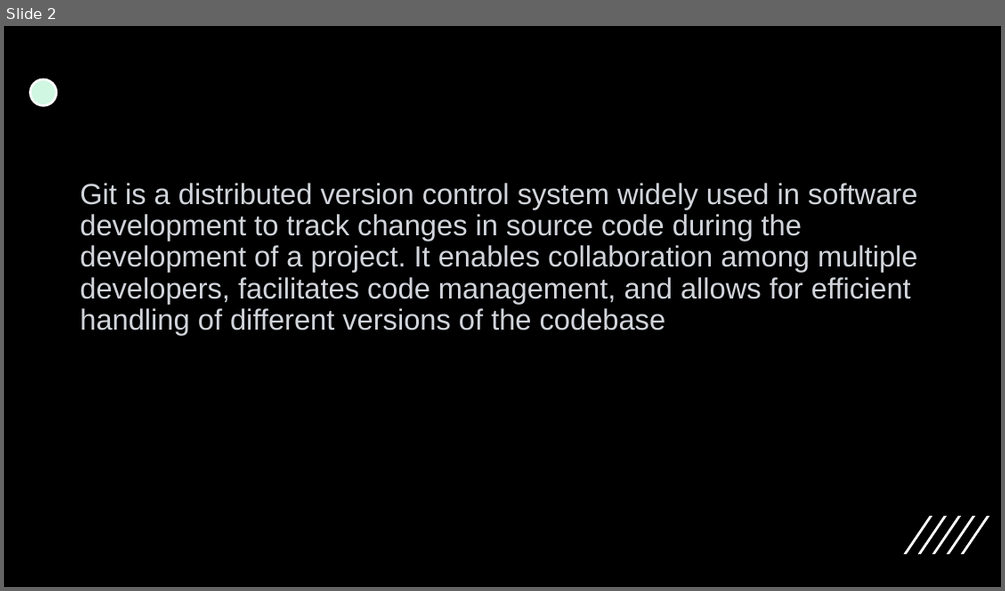
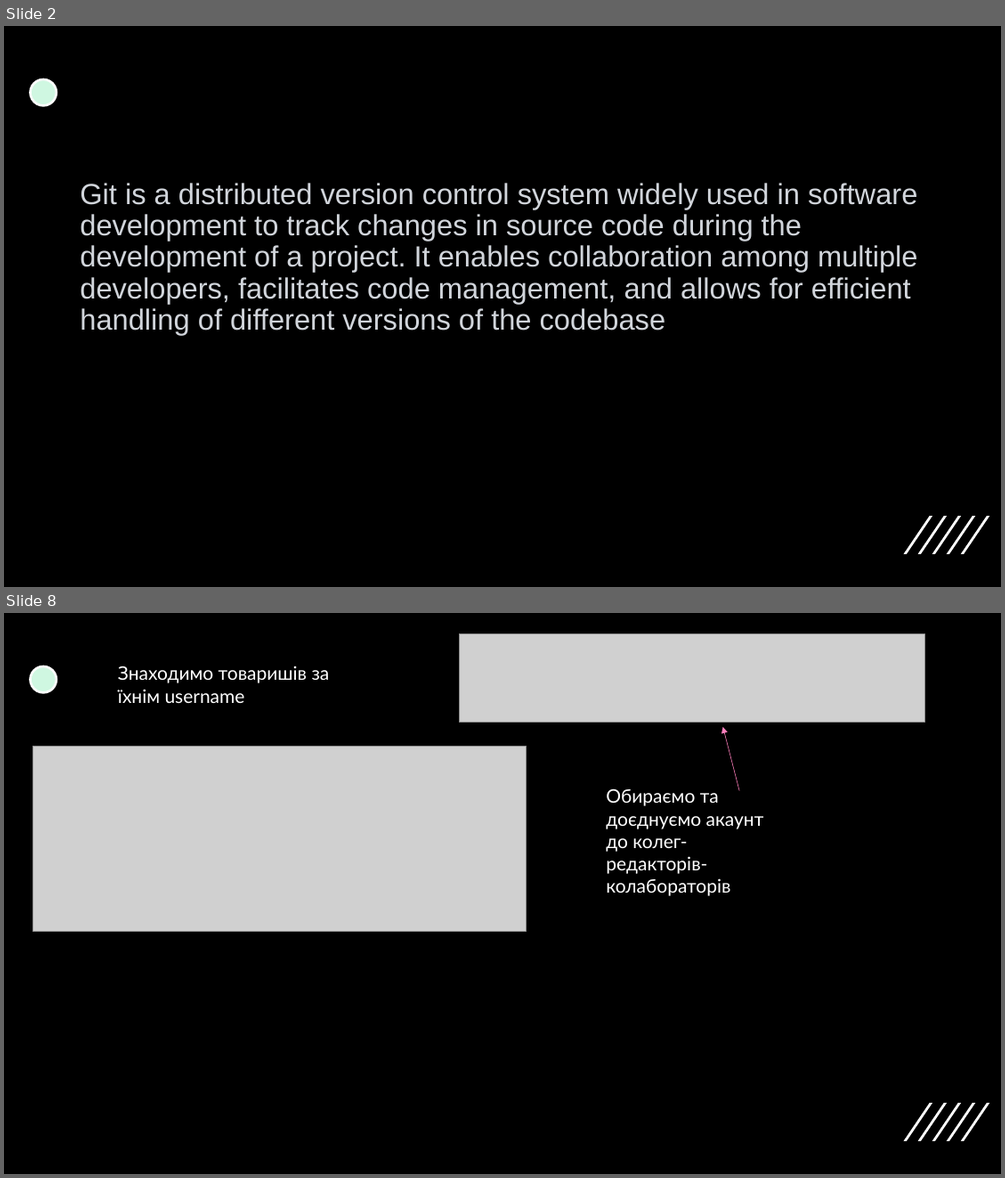
Before and after one commit to Maxus1012/chipichapa, a slide deck: Work-case№1.pptx. Shown one above the other, each under a label of ours: slide 2 before the commit, slides 2 and 8 after it; the slides between them are not shown. The pictures are 1005x591 and 1005x1178 pixels, drawn with LibreOffice and Linux fonts; fonts in the diff are those of the drawing; grey boxes stand for pictures. Boxes give left, top, right and bottom in pixels: in the first picture for what was removed or moved away, otherwise in the second. Text is boxed around its words. In the diff, an @@ line names an element or a change of style, - is before the commit and + after.

```diff
--- a/Work-case№1.pptx
+++ b/Work-case№1.pptx
@@ slide 8 added at <box>4,613,1001,1174</box>, background #000000; not listed: 6 template elements that a slide beside it also shows @@
@@ picture added at <box>460,634,925,722</box> @@
@@ text added at <box>118,666,330,703</box>, 18 pt, text #FFFFFF @@
+Знаходимо товаришів за їхнім username
@@ arrow added from (739, 791) to (722, 727), #FF80BD 0.5 pt @@
@@ picture added at <box>33,747,526,932</box> @@
@@ text added at <box>606,788,764,896</box>, 18 pt, text #FFFFFF @@
+Обираємо та доєднуємо акаунт до колег-редакторів-колабораторів
```
Also in this commit, not shown: 1 slide changed, 5 other slides added, 1 slide removed.
